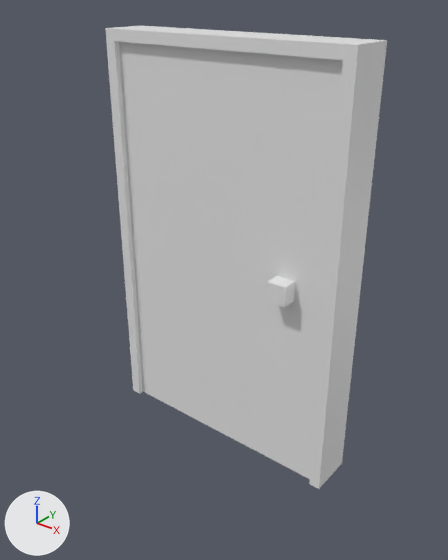
Before and after pictures for a commit that changed the FBX model Assets/Models/destr.singleDoor.fbx.
Before and after are seen from a camera (50 mm lens) standing at (4.24, -4.18, 5.57) and looking at (0.28, 0.78, 2.49). Arrows for +X, +Y and +Z are at lower left; the lights stay in place. The first picture is the older version.

Objects in the first picture: 'doorDebri1', 'doorDebri2', 'doorDebri3', 'doorDebri4', 'doorFrame', 'doorHandle'.
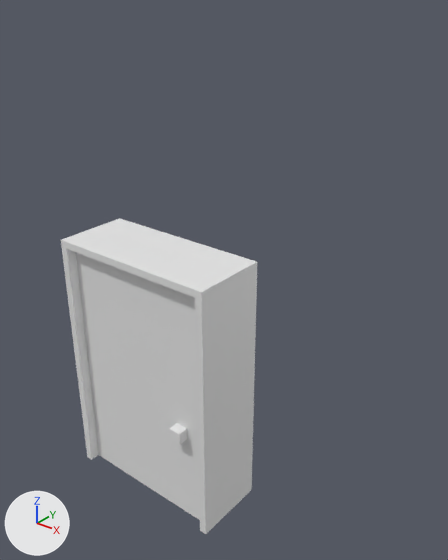
What the commit changed:
Object 'doorHandle' (ob_doorhandle) moves from (0.95, 1.22, 2.5) to (0.59, -0.01, 1.21).
Object 'doorHandle' (ob_doorhandle) is rescaled from (0.118, 0.392, 0.118) to (0.0731, 0.439, 0.0702).
Object 'doorDebri3' (ob_doordebri3) moves from (0.0, 1.24, 2.43) to (0.0, -0.02, 1.48).
Object 'doorDebri3' (ob_doordebri3) turns from (0, 0, 0) to (0, 180, 0) degrees about x, y and z.
Object 'doorDebri3' (ob_doordebri3) is rescaled from (1.52, 0.203, 2.5) to (-0.942, -0.299, -1.48).
Object 'doorDebri4' (ob_doordebri4) moves from (0.0, 1.24, 2.43) to (0.0, -0.02, 1.48).
Object 'doorDebri4' (ob_doordebri4) turns from (0, 0, 0) to (0, 180, 0) degrees about x, y and z.
Object 'doorDebri4' (ob_doordebri4) is rescaled from (1.52, 0.203, 2.5) to (-0.942, -0.299, -1.48).
Object 'doorDebri1' (ob_doordebri1) moves from (0.0, 1.24, 2.43) to (0.0, -0.02, 1.48).
Object 'doorDebri1' (ob_doordebri1) turns from (0, 0, 0) to (0, 180, 0) degrees about x, y and z.
Object 'doorDebri1' (ob_doordebri1) is rescaled from (1.52, 0.203, 2.5) to (-0.942, -0.299, -1.48).
Object 'doorFrame' (ob_doorframe) moves from (0.0, 1.24, 2.43) to (0.0, -0.02, 1.48).
Object 'doorFrame' (ob_doorframe) is rescaled from (1.52, 0.268, 2.5) to (0.942, 0.404, 1.48).
Object 'doorDebri2' (ob_doordebri2) moves from (0.0, 1.24, 2.43) to (0.0, -0.02, 1.48).
Object 'doorDebri2' (ob_doordebri2) turns from (0, 0, 0) to (0, 180, 0) degrees about x, y and z.
Object 'doorDebri2' (ob_doordebri2) is rescaled from (1.52, 0.203, 2.5) to (-0.942, -0.299, -1.48).

Where the change shows, as pixel boxes [x1, y1, x2, y2] in the pictures (448 x 560 px):
'doorFrame', moved, rescaled (30% narrower, 32% shorter): before [105, 26, 387, 489]; after [61, 218, 257, 534]
'doorDebri4', moved, turned, rescaled: before [119, 42, 343, 249]; after [76, 252, 197, 385]
'doorDebri2', moved, turned, rescaled: before [139, 249, 280, 463]; after [95, 378, 196, 518]
'doorDebri3', moved, turned, rescaled: before [125, 132, 279, 338]; after [81, 296, 177, 422]
'doorDebri1', moved, turned, rescaled: before [246, 221, 328, 479]; after [165, 370, 200, 520]
'doorHandle', moved, rescaled: before [266, 276, 295, 307]; after [169, 423, 187, 445]
